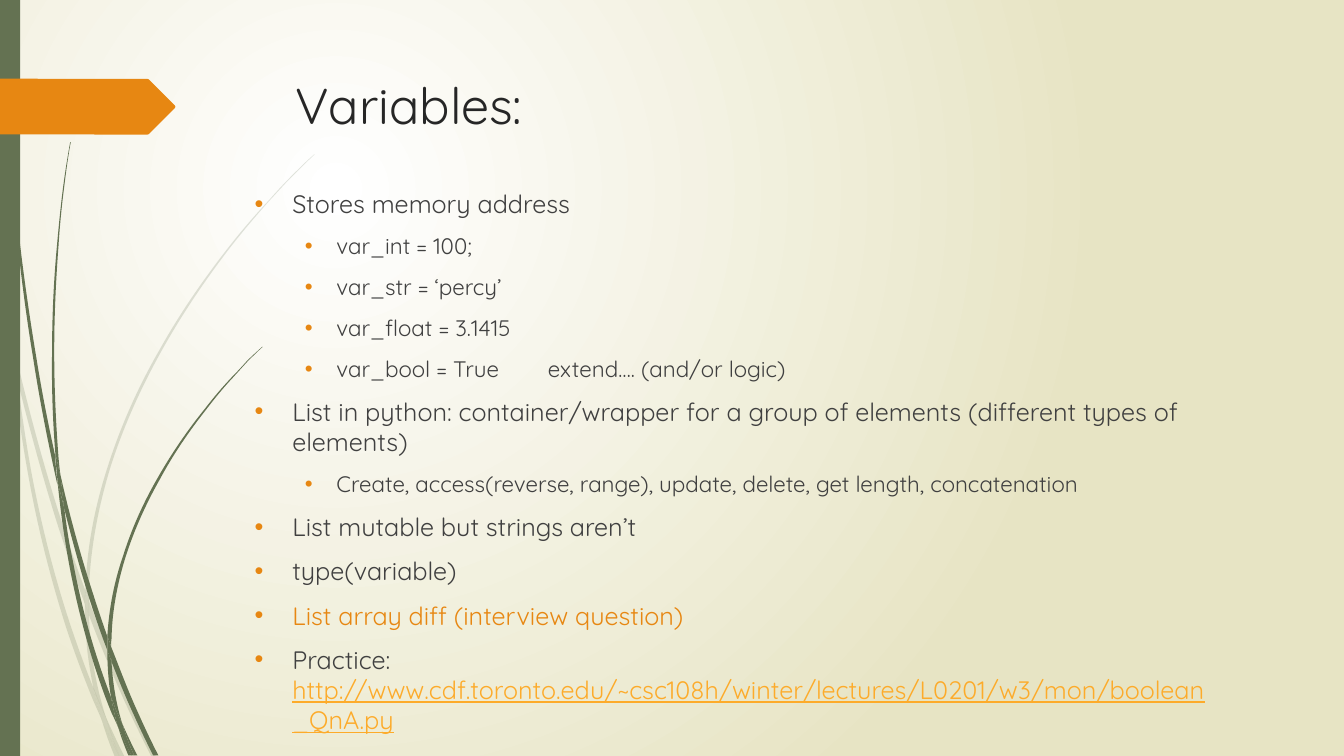
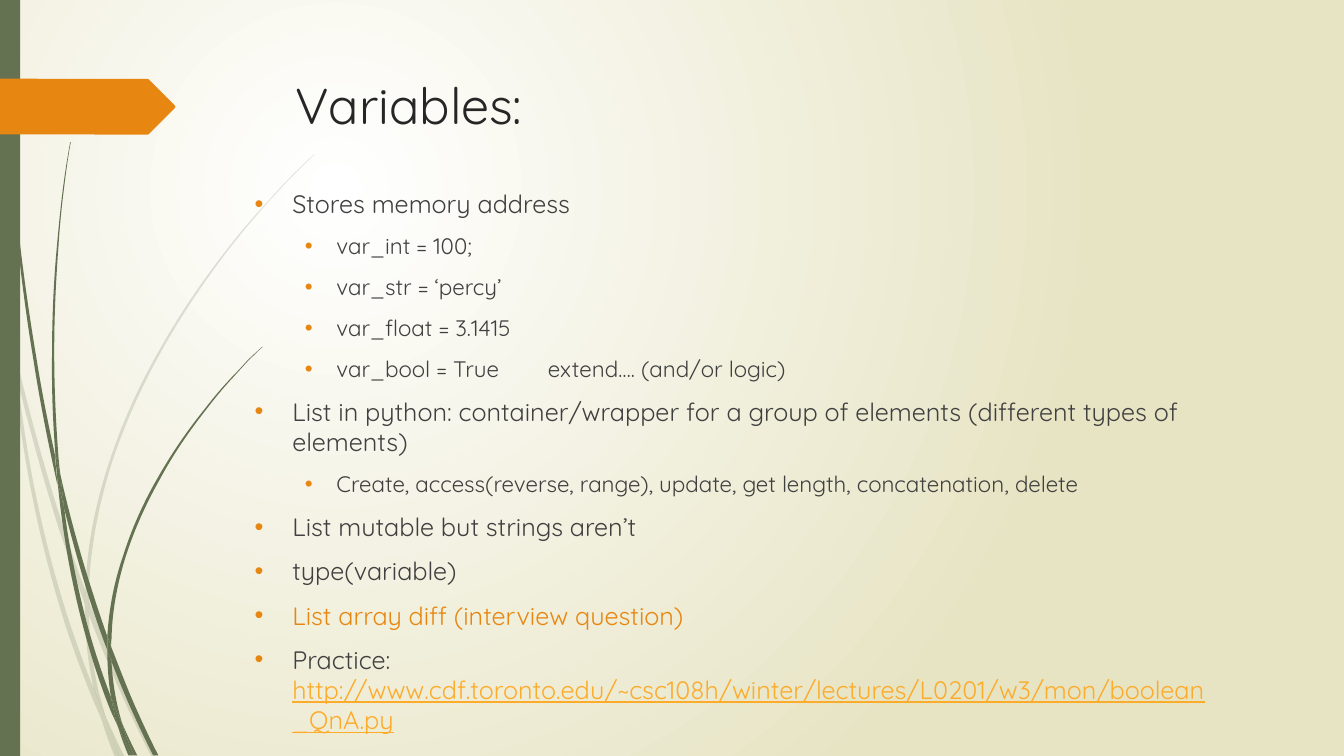
Before and after one commit to percyteng/Python-lecture, a slide deck: slide 6 of shi jiang ke/Lecture.pptx. Drawn at 1344x756 pixels with LibreOffice and Linux fonts; fonts in the diff are those of the drawing. Boxes give left, top, right and bottom in pixels: in the first picture for what was removed or moved away, otherwise in the second. Text is boxed around its words. In the diff, an @@ line names an element or a change of style, - is before the commit and + after.

```diff
--- a/shi jiang ke/Lecture.pptx
+++ b/shi jiang ke/Lecture.pptx
@@ text at [336, 475, 1078, 497]: text changed @@
-  • Create, access(reverse, range), update, delete, get length, concatenation
+  • Create, access(reverse, range), update, get length, concatenation, delete
```
Also in this commit, not shown: 16 other files.
